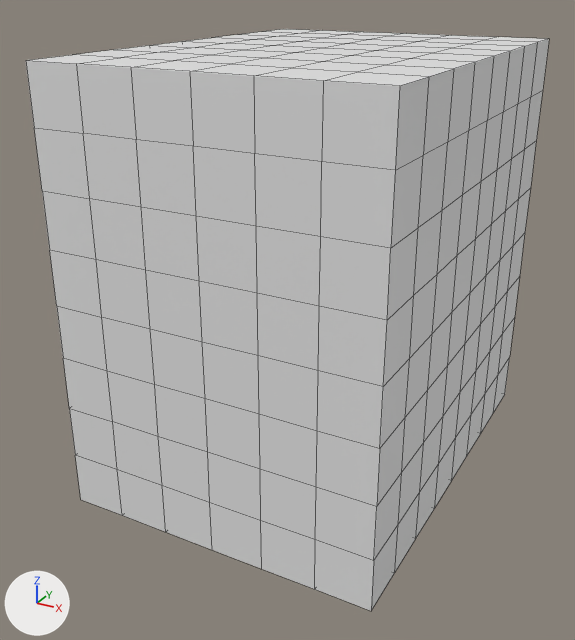
Before and after pictures for a commit that changed the Blender file maze2/maze.blend.
Camera for both pictures: a 50 mm lens placed at (1.63, -3.28, 1.31), pointed at (-0.08, -0.17, -0.24). The lights are fixed; the arrows at lower left show +X, +Y and +Z. Mesh edges are drawn as thin lines. The same objects are shown in both versions, whatever each file hides.

Objects in the first picture: 'deadend'.
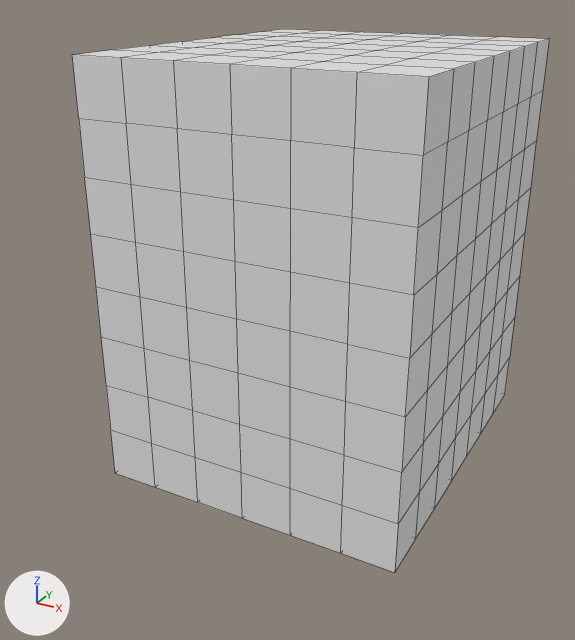
Location of each change, (x1, y1, x2, y2) in pixels of the pictures (575 x 640 px):
'deadend', reshaped (9% narrower, 7% shorter): before (26, 29, 549, 611); after (72, 29, 549, 572)
part 1 of me_deadent, cut back: before (26, 55, 429, 611); after (72, 55, 429, 572)

Diff of the bpy script that builds the scene:
```diff
--- a/maze2/maze.blend.py
+++ b/maze2/maze.blend.py
@@ me_deadent @@
 # used by ob_deadend; location = (0.0, 0.0, 0.0)
-me_deadent.from_pydata(...)  # 287 vertices, 272 faces; spans x -0.75..0.75, y -1.0..1.0, z -1.0..1.0
+me_deadent.from_pydata(...)  # 259 vertices, 244 faces; spans x -0.75..0.75, y -0.75..1.0, z -1.0..1.0
+# me_deadent part 1
+# 39 vertices are removed from x -0.75..0.75, y -1.0, z -1.0..1.0
+# 60 faces are deleted
+# 8 vertices in x 0.5..0.75, y -1.0, z -0.5..0.5 move by (-0.25, 0.25, 0.0)
+# 8 vertices in x -0.75..-0.5, y -1.0, z -0.5..0.5 move by (0.25, 0.25, 0.0)
+# 4 vertices in x -0.25..0.25, y -1.0, z -1.0..-0.75 move by (0.0, 0.25, 0.25)
+# 4 vertices in x -0.25..0.25, y -1.0, z 0.75..1.0 move by (0.0, 0.25, -0.25)
+# 11 new vertices lie (-0.25, 0.0, 0.0) away from vertices in x -0.25..0.75, y -1.0..-0.75, z -1.0..1.0
+# 32 new faces join them
```
